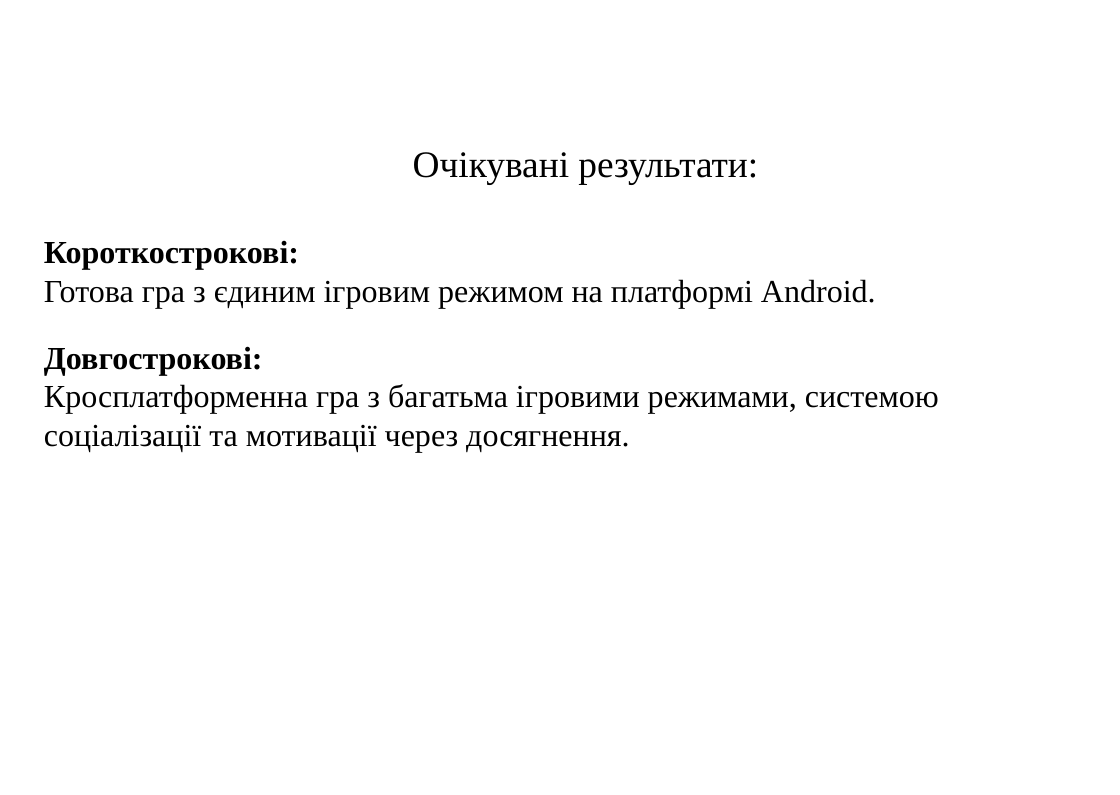
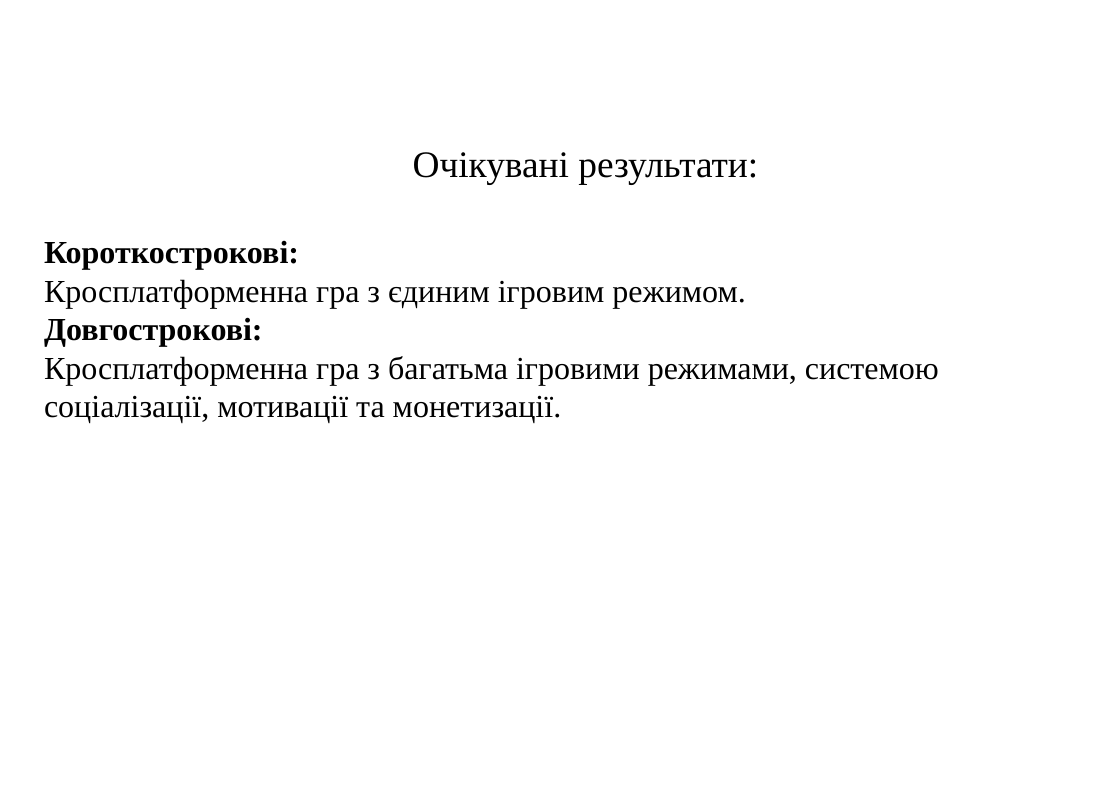
Before and after one commit to plekhotkindmytro/GarbageCollector, a slide deck: slide 4 of Garbage Collector Game.pptx. Drawn at 1120x795 pixels with LibreOffice and Linux fonts; fonts in the diff are those of the drawing; background and template pictures are left out. Boxes give left, top, right and bottom in pixels: in the first picture for what was removed or moved away, otherwise in the second. Text is boxed around its words. In the diff, an @@ line names an element or a change of style, - is before the commit and + after.

Commit message:
Update presentation

```diff
--- a/Garbage Collector Game.pptx
+++ b/Garbage Collector Game.pptx
@@ text at [44,279,745,308]: text changed @@
-Готова гра з єдиним ігровим режимом на платформі Android.
+Кросплатформенна гра з єдиним ігровим режимом.
@@ text at [44,356,939,423]: text changed @@
-Кросплатформенна гра з багатьма ігровими режимами, системою соціалізації та мотивації через досягнення.
+Кросплатформенна гра з багатьма ігровими режимами, системою соціалізації, мотивації та монетизації.
```
Also in this commit, not shown: 6 other slides changed, 1 other file.
